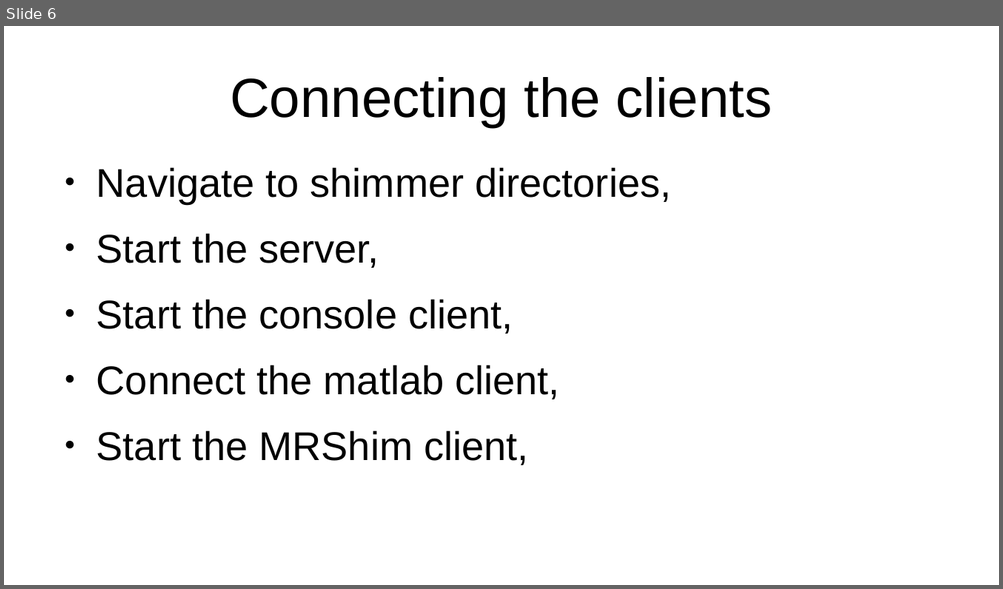
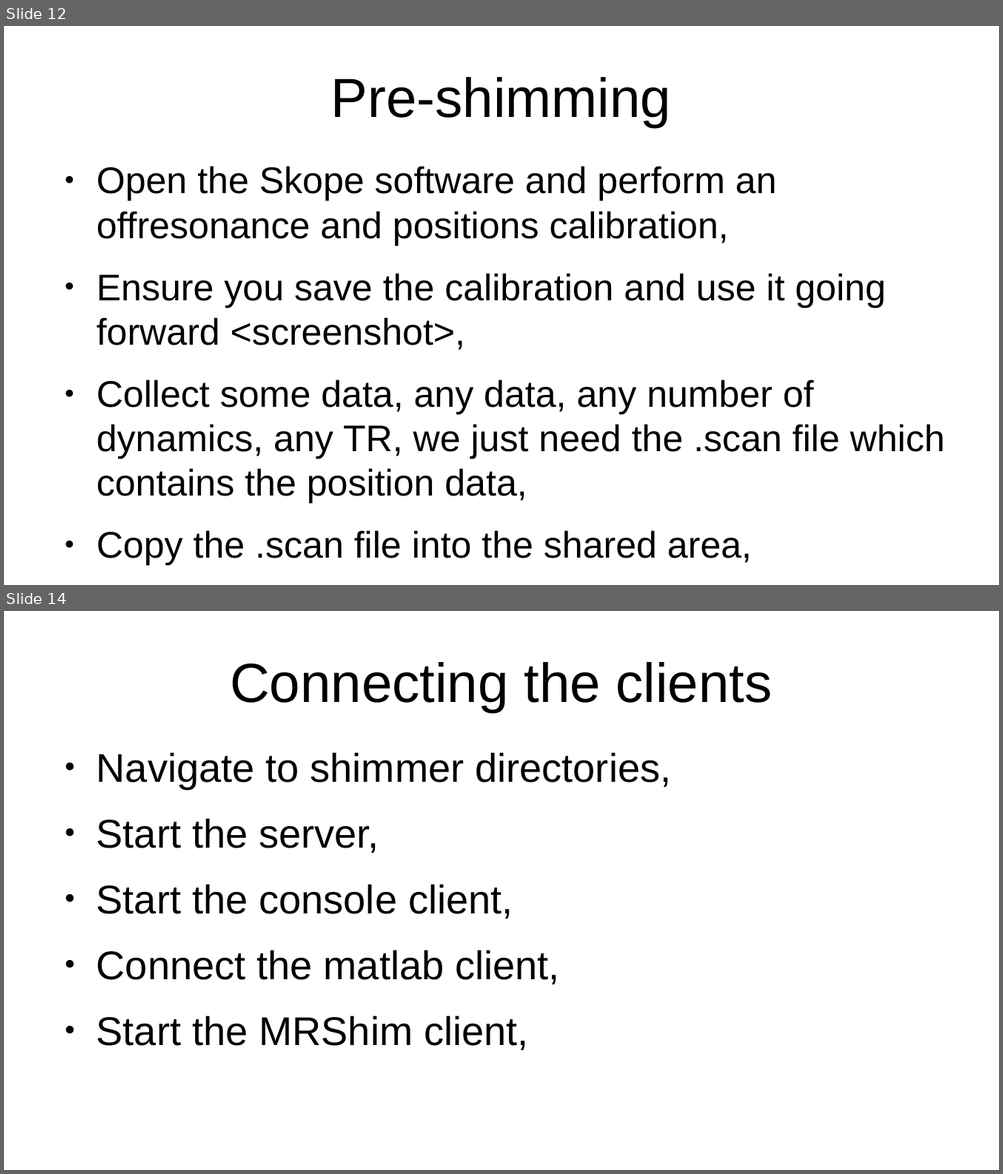
Before and after one commit to seventeenmagpie/skope-mrshim, a slide deck: shimmer/docs/user_guide_with_images.odp. Shown one above the other, each under a label of ours: slide 6 before the commit, slides 12 and 14 after it; the slides between them are not shown. The pictures are 1003x589 and 1003x1174 pixels, drawn with LibreOffice and Linux fonts; fonts in the diff are those of the drawing. Boxes give left, top, right and bottom in pixels: in the first picture for what was removed or moved away, otherwise in the second. Text is boxed around its words. In the diff, an @@ line names an element or a change of style, - is before the commit and + after.

```diff
--- a/shimmer/docs/user_guide_with_images.odp
+++ b/shimmer/docs/user_guide_with_images.odp
@@ slide 12 added at <box>4,26,999,585</box>, background #FFFFFF @@
@@ title added at <box>331,77,671,127</box>, 44 pt, text #000000 @@
+Pre-shimming
@@ text added at <box>96,166,945,566</box>, 29.6 pt, text #000000 @@
+● Open the Skope software and perform an offresonance and positions calibration,
+● Ensure you save the calibration and use it going forward <screenshot>,
+● Collect some data, any data, any number of dynamics, any TR, we just need the .scan file which contains the position data,
+● Copy the .scan file into the shared area,
@@ what was slide 6 is now slide 14 @@
```
Also in this commit, not shown: 8 slides changed, 23 other slides added, 2 slides removed, 4 other files.
